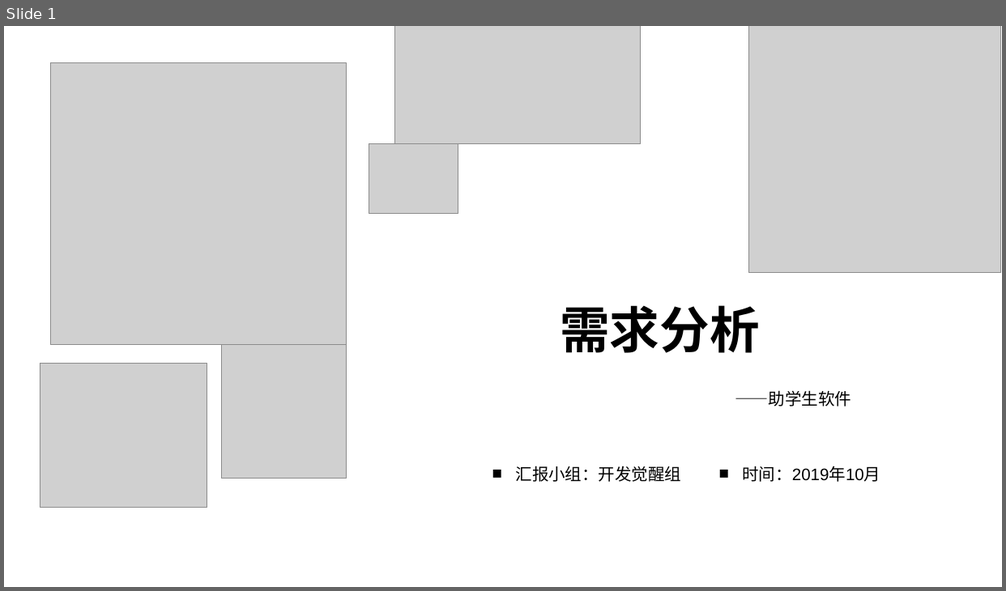
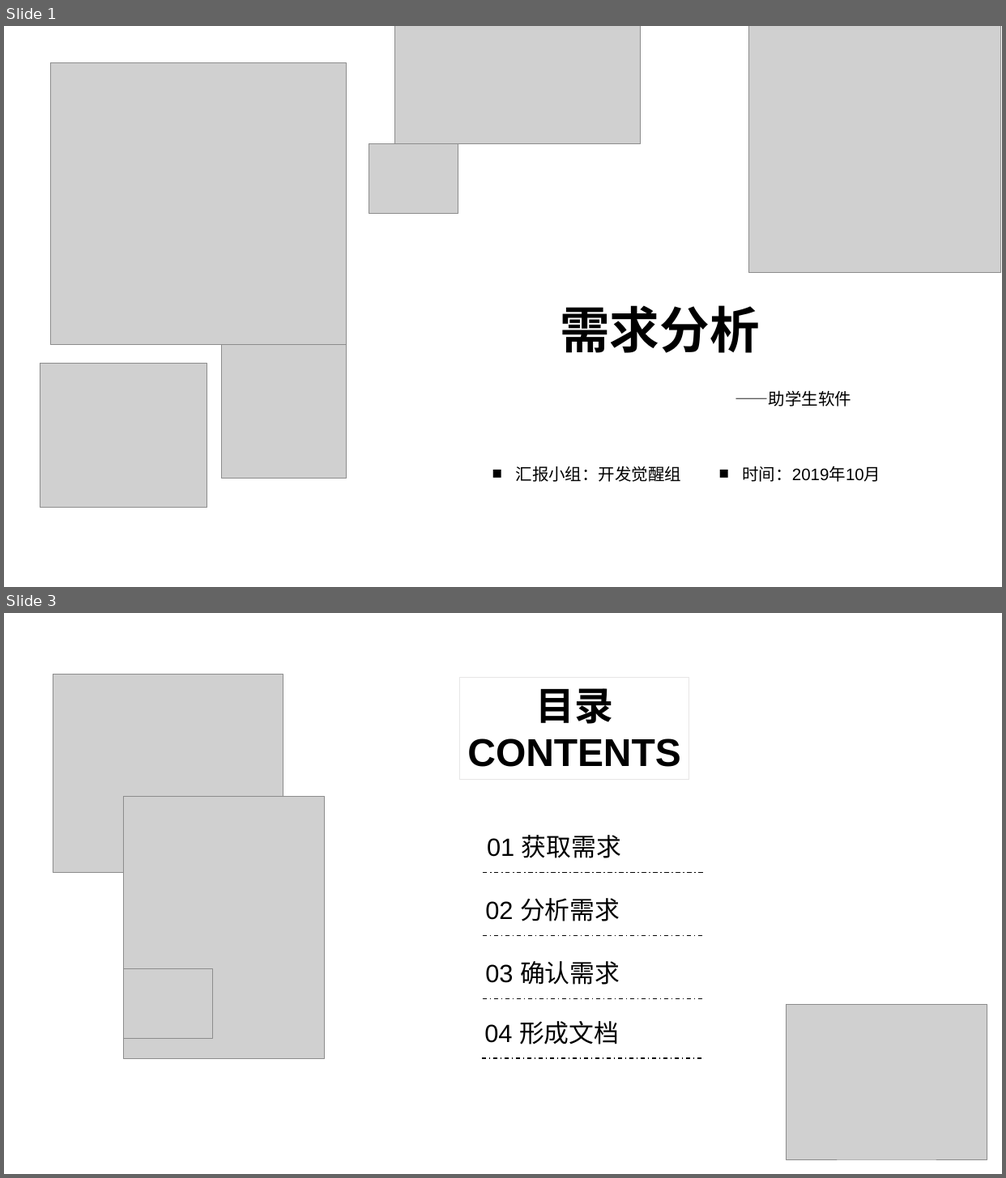
Before and after one commit to SoftwareDevelopmentPractice/DevolopingDocuments, a slide deck: 项目文档/需求分析.pptx. Shown one above the other, each under a label of ours: slide 1 before the commit, slides 1 and 3 after it; the slides between them are not shown. The pictures are 1006x591 and 1006x1178 pixels, drawn with LibreOffice and Linux fonts; fonts in the diff are those of the drawing; grey boxes stand for pictures; background and template pictures are left out. Boxes give left, top, right and bottom in pixels: in the first picture for what was removed or moved away, otherwise in the second. Text is boxed around its words. In the diff, an @@ line names an element or a change of style, - is before the commit and + after.

Commit message:
需求分析ppt已大致完成
还差uml图和一点点文字内容，就完成了。

```diff
--- a/项目文档/需求分析.pptx
+++ b/项目文档/需求分析.pptx
@@ slide 3 added at [4, 613, 1002, 1174], background picture (left out) @@
@@ picture added at [53, 674, 283, 872] @@
@@ rectangle added at [460, 677, 689, 779], outline #E7E6E6 0.75 pt, 37.4 pt, text #000000, bold @@
+目录
+CONTENTS
@@ picture added at [123, 796, 325, 1059] @@
@@ text added at [487, 835, 621, 858], 24 pt, text #000000 @@
+01 获取需求
@@ line added from (484, 873) to (704, 873), #000000 1 pt dashed @@
@@ text added at [485, 898, 620, 922], 24 pt, text #000000 @@
+02 分析需求
@@ line added from (483, 935) to (704, 935), #000000 1 pt dashed @@
@@ picture added at [123, 969, 212, 1038] @@
@@ text added at [485, 961, 620, 985], 24 pt, text #000000 @@
+03 确认需求
@@ line added from (483, 999) to (704, 999), #000000 1 pt dashed @@
@@ text added at [484, 1021, 619, 1045], 24 pt, text #000000 @@
+04 形成文档
@@ picture added at [786, 1005, 987, 1161] @@
@@ line added from (482, 1059) to (703, 1059), #000000 1 pt dashed @@
```
Also in this commit, not shown: 18 slides changed, 5 other slides added, 6 slides removed, 2 other files.
